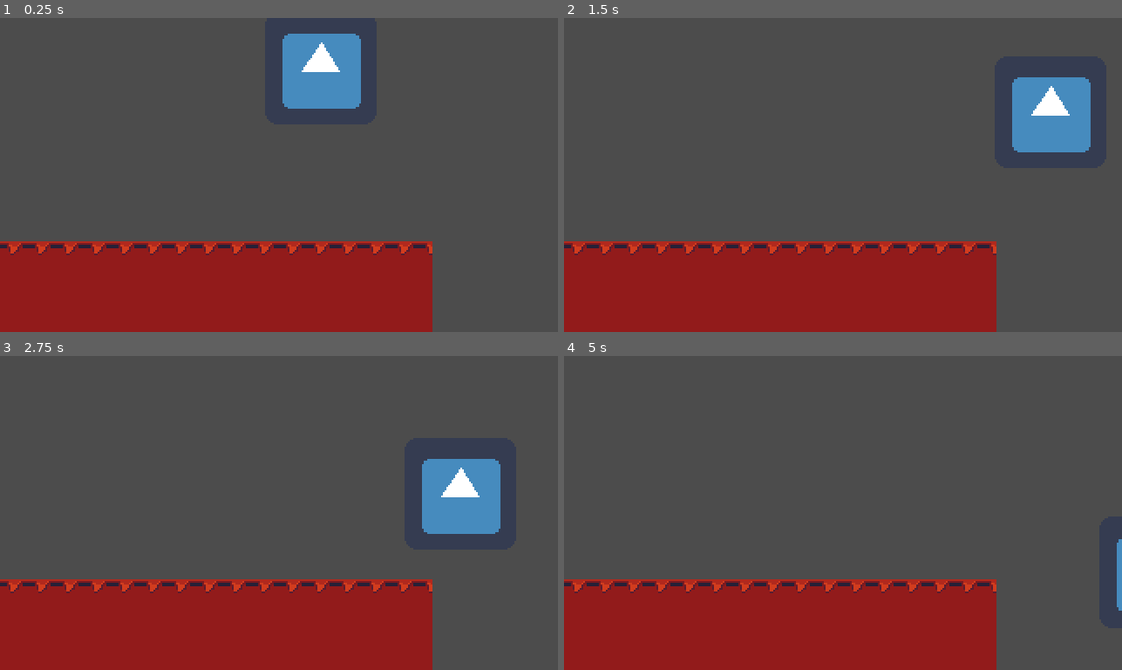
Above: before the commit, frames 1-4 (two rows, left to right).
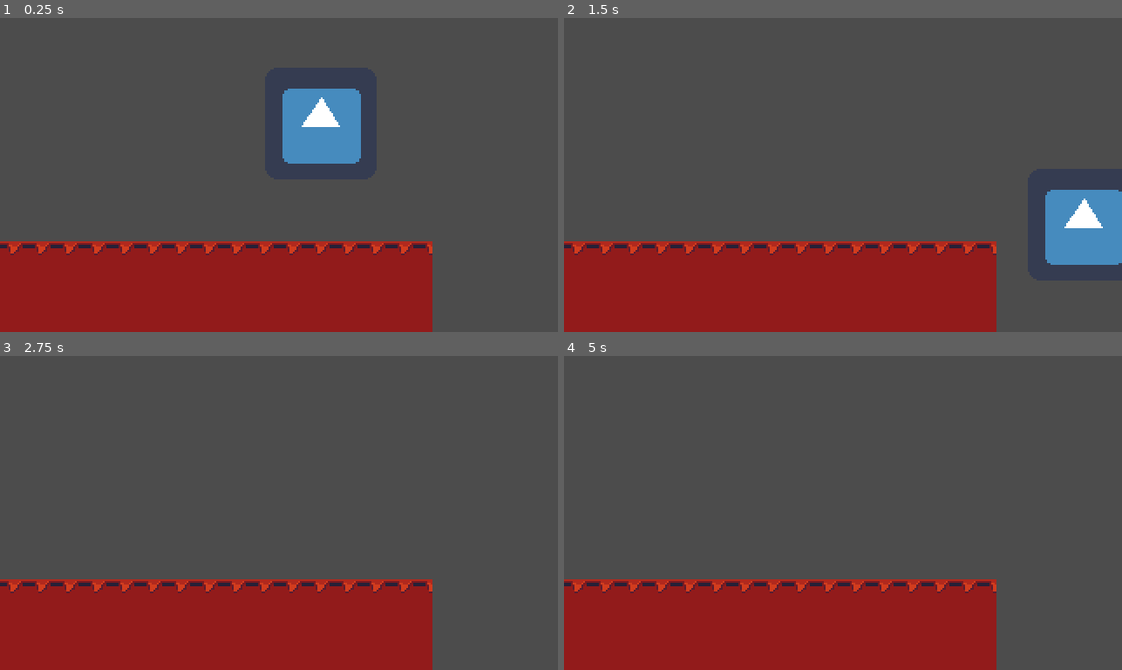
Above: after the commit, the same moments.

Repository: Pikmin4please/Supreme-Disco
Game: Godot game, scene res://World.tscn
Same seed, same stepped clock (60 frames per second), same inputs: the game is played once before the commit and once after it. The engine's default icon, where the game draws it, is replaced by a stand-in: a white triangle on a blue panel in a dark square.
Inputs:
- Up to frame 1 (0.25 s): no input
- Up to frame 2 (1.5 s): hold Right (ui_right) from 0.53 s (still down); tap Space (ui_select) at 0.77 s
- Up to frame 3 (2.75 s): tap Space (ui_select) at 1.52 s; release Right (ui_right) at 2.03 s; hold Left (ui_left) from 2.03 s (still down)
- Up to frame 4 (5 s): release Left (ui_left) at 2.78 s; hold Right (ui_right) 2.78-4.28 s; tap Space (ui_select) at 3.02, 3.77, 4.52 s; tap Enter at 4.25 s; hold Left (ui_left) from 4.28 s (still down)

The runs differ from the first frame. In frame 1, 5.0% of the frame differs, in the area x 50-65%, y 5-47%; in frame 2, 6.6%, in the area x 80-100%, y 18-79%; in frame 3, 3.3%; in frame 4, 0.2%.

Commit message:
Finished Basic player movements

Diff:
--- a/Player.gd
+++ b/Player.gd
@@ -1,23 +1,30 @@
 extends KinematicBody2D
 
-export (int) var speed = 100
 export (int) var jump_speed = -400
-export (int) var gravity = 1200
+export (int) var gravity = 1100
+export (int) var MAX_SPEED = 150
+export (float) var FRICTION = 0.2
+export (float) var acceleration = 0.8
+
 
 
 var velocity = Vector2.ZERO
 
 func get_input():
-	velocity = Vector2.ZERO
+	velocity.x = 0
+	var moving = false
 	if Input.is_action_pressed("ui_right"):
-		velocity.x = speed
+		velocity.x = lerp(velocity.x, MAX_SPEED,acceleration)
+		moving = true
 	if Input.is_action_pressed("ui_left"):
-		velocity.x = -speed
-	if Input.is_action_just_pressed("ui_up") and is_on_floor():
-		velocity.y = jump_speed
+		velocity.x = lerp(velocity.x,-MAX_SPEED, acceleration)
+		moving = true
+	if moving == false:
+		velocity.x = lerp(velocity.x, 0, FRICTION)
 
 func _physics_process(delta):
 	get_input()
-	print(is_on_floor())
 	velocity.y += gravity * delta
 	velocity = move_and_slide(velocity, Vector2(0,-1))
+	if Input.is_action_just_pressed("ui_up") and is_on_floor():
+		velocity.y = jump_speed
--- a/test_floor.tscn
+++ b/test_floor.tscn
@@ -14,4 +14,5 @@
 texture = ExtResource( 1 )
 
 [node name="CollisionShape2D" type="CollisionShape2D" parent="."]
+visible = false
 shape = SubResource( 1 )
